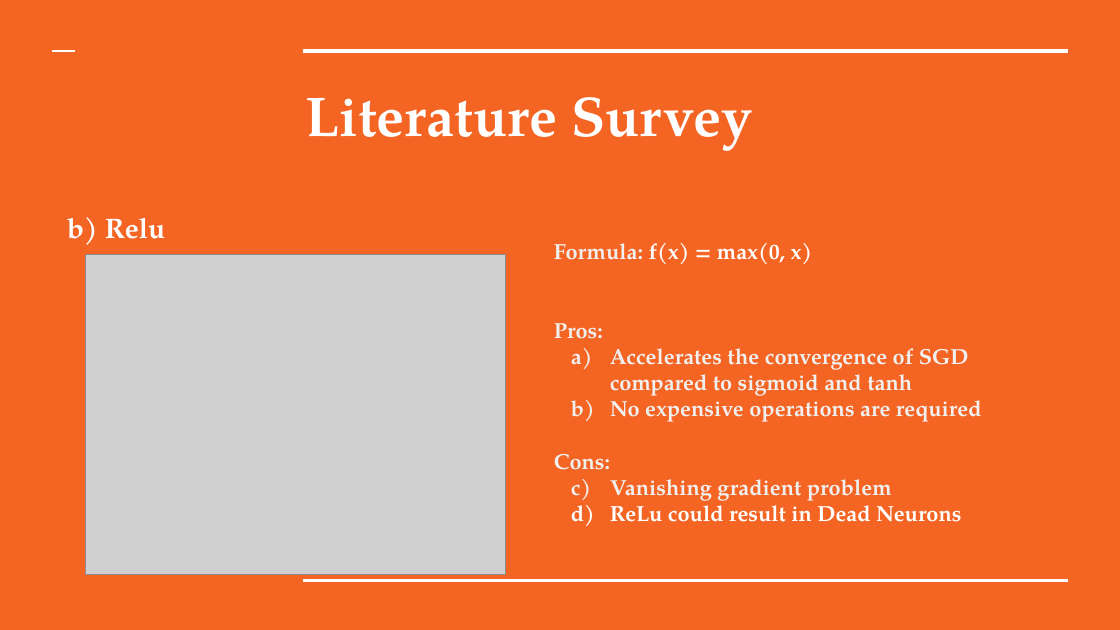
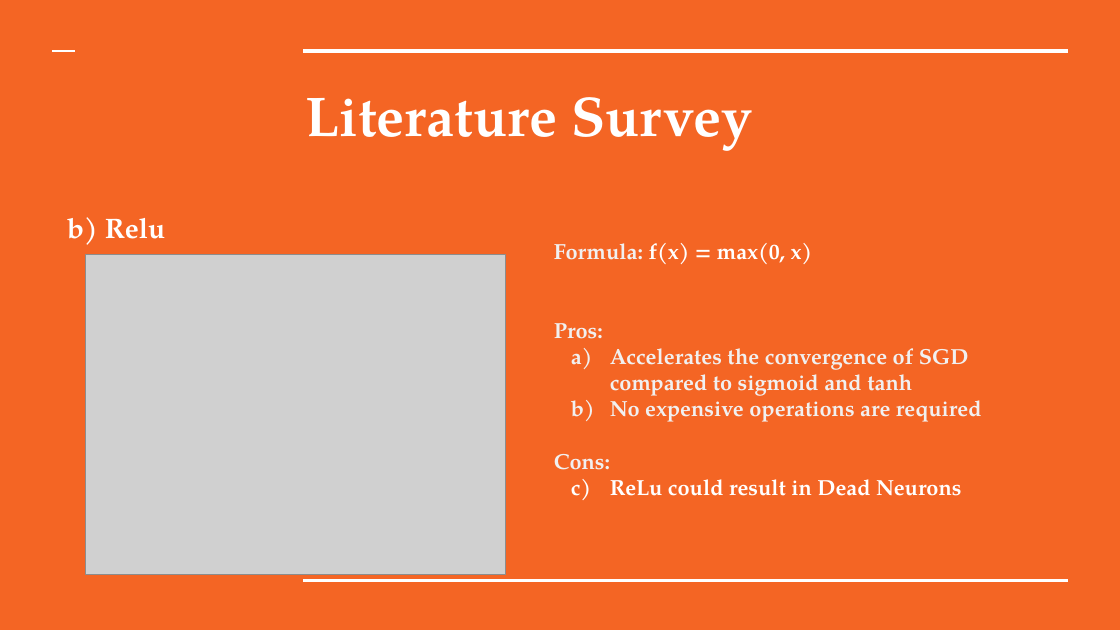
Before and after one commit to satyammittal/SMAI-Project-Sparsemax, a slide deck: slide 5 of Presentation/SMAI Project.pptx. Drawn at 1120x630 pixels with LibreOffice and Linux fonts; fonts in the diff are those of the drawing; grey boxes stand for pictures. Boxes give left, top, right and bottom in pixels: in the first picture for what was removed or moved away, otherwise in the second. Text is boxed around its words. In the diff, an @@ line names an element or a change of style, - is before the commit and + after.

```diff
--- a/Presentation/SMAI Project.pptx
+++ b/Presentation/SMAI Project.pptx
@@ text at [610,479,892,501]: paragraph removed @@
-a) Vanishing gradient problem
```
Also in this commit, not shown: 1 other file.
